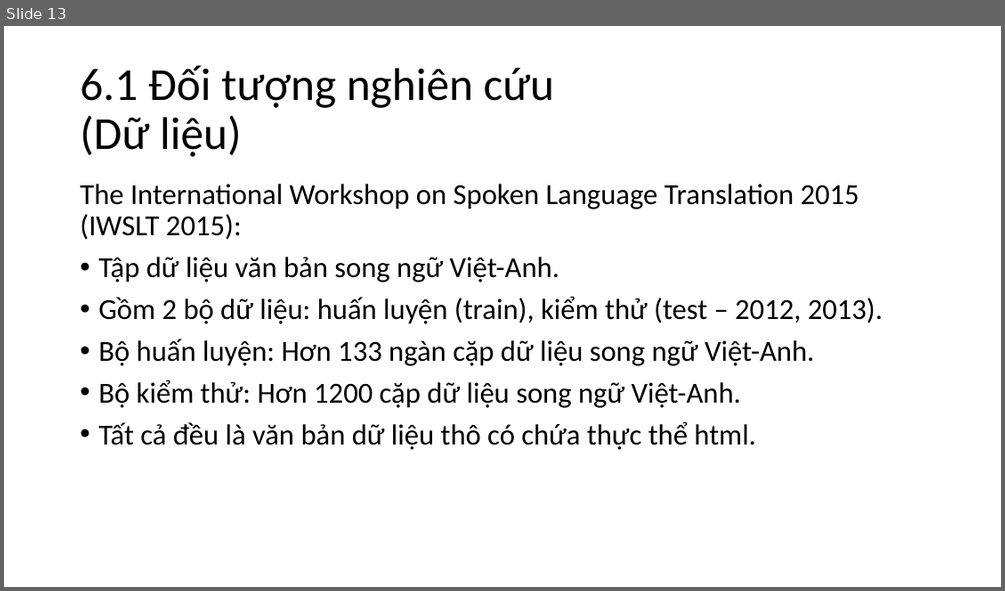
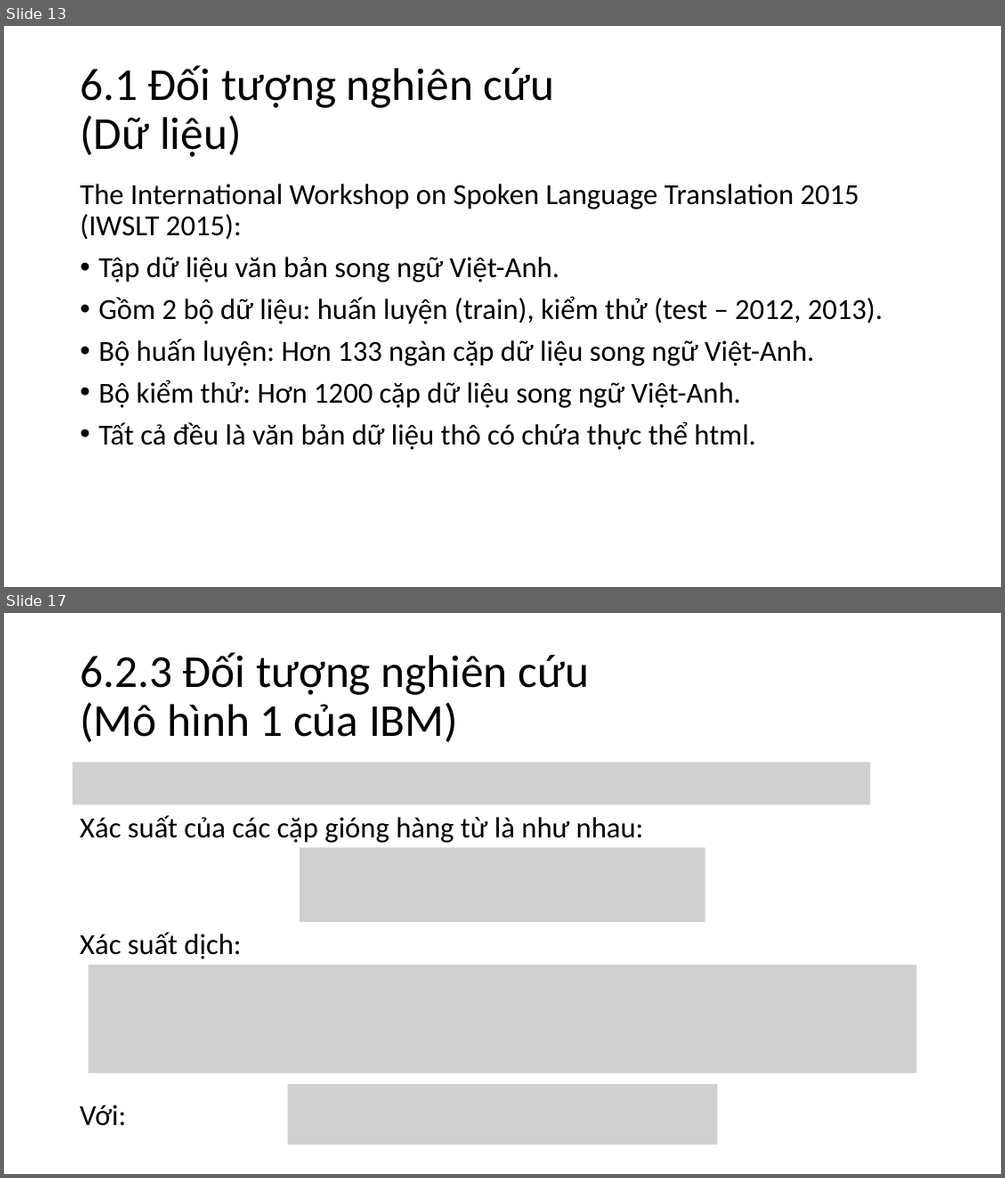
Before and after one commit to nguyenduyhanlam/Improving-Vietnamese-English-neural-machine-translation-with-guiding-word-alignments, a slide deck: dcct.pptx. Shown one above the other, each under a label of ours: slide 13 before the commit, slides 13 and 17 after it; the slides between them are not shown. The pictures are 1005x591 and 1005x1178 pixels, drawn with LibreOffice and Linux fonts; fonts in the diff are those of the drawing; grey boxes stand for pictures. Boxes give left, top, right and bottom in pixels: in the first picture for what was removed or moved away, otherwise in the second. Text is boxed around its words. In the diff, an @@ line names an element or a change of style, - is before the commit and + after.

```diff
--- a/dcct.pptx
+++ b/dcct.pptx
@@ slide 17 added at (x1=4, y1=613, x2=1001, y2=1174), background #FFFFFF @@
@@ title added at (x1=80, y1=652, x2=590, y2=742), 44 pt, text #000000 @@
+6.2.3 Đối tượng nghiên cứu
+(Mô hình 1 của IBM)
@@ picture added at (x1=73, y1=762, x2=871, y2=804) @@
@@ text added at (x1=80, y1=815, x2=644, y2=843), 28 pt, text #000000 @@
+Xác suất của các cặp gióng hàng từ là như nhau:
@@ picture added at (x1=299, y1=848, x2=704, y2=922) @@
@@ text added at (x1=80, y1=932, x2=241, y2=959), 28 pt, text #000000 @@
+Xác suất dịch:
@@ picture added at (x1=89, y1=965, x2=917, y2=1073) @@
@@ picture added at (x1=287, y1=1084, x2=718, y2=1144) @@
@@ text added at (x1=80, y1=1104, x2=126, y2=1126), 28 pt, text #000000 @@
+Với:
```
Also in this commit, not shown: 6 slides changed, 12 other slides added.
